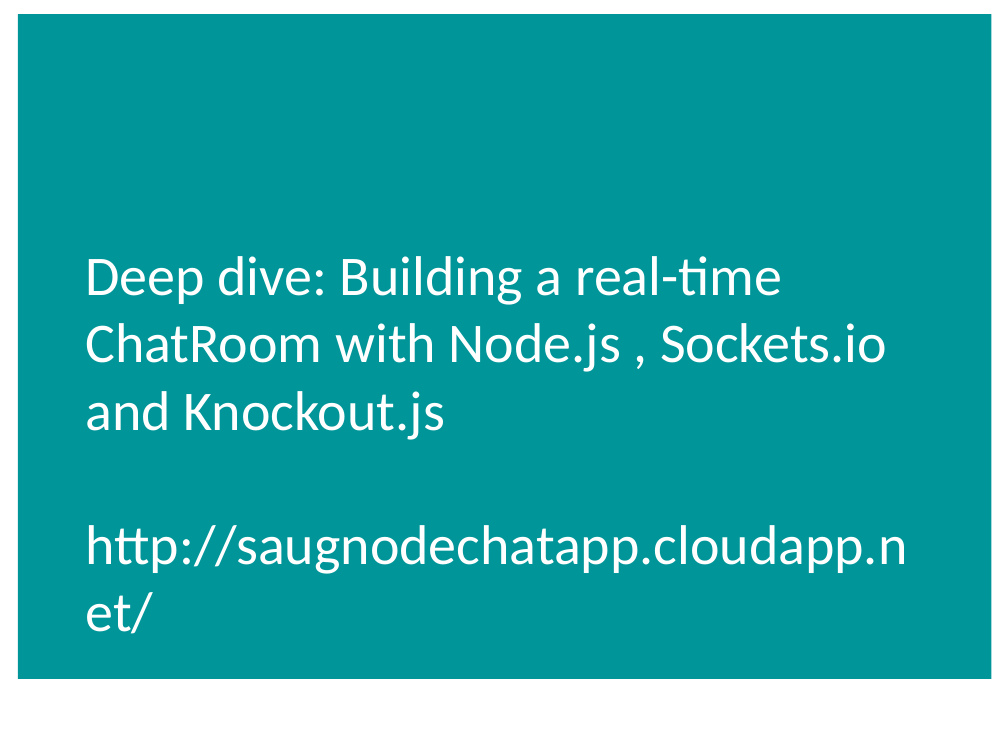
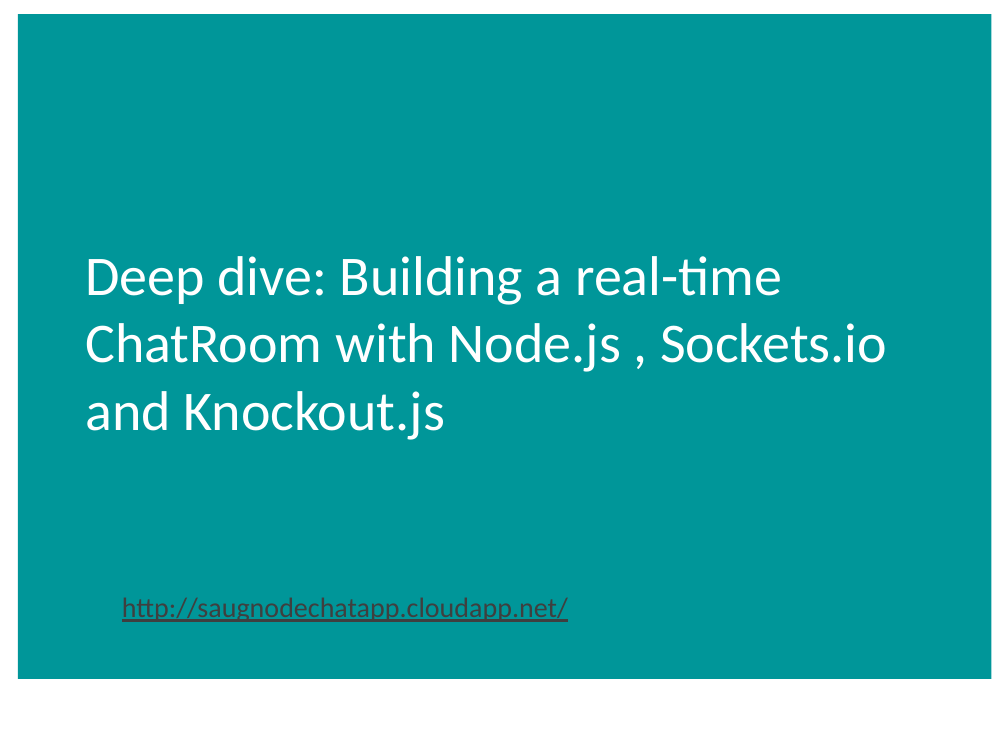
Before and after one commit to aidancasey/AzureNodeChatClient, a slide deck: slide 16 of presentation/Building Node.js Applications on Windows Azure.pptx. Drawn at 1008x756 pixels with LibreOffice and Linux fonts; fonts in the diff are those of the drawing; background and template pictures are left out. Boxes give left, top, right and bottom in pixels: in the first picture for what was removed or moved away, otherwise in the second. Text is boxed around its words. In the diff, an @@ line names an element or a change of style, - is before the commit and + after.

```diff
--- a/presentation/Building Node.js Applications on Windows Azure.pptx
+++ b/presentation/Building Node.js Applications on Windows Azure.pptx
@@ title at box(86, 256, 887, 440): text changed @@
-Deep dive: Building a real-time ChatRoom with Node.js , Sockets.io and Knockout.js
-http://saugnodechatapp.cloudapp.net/
+Deep dive: Building a real-time ChatRoom with Node.js , Sockets.io and Knockout.js
@@ text added at box(122, 597, 568, 622), 20 pt, text #3F3F3F, underline @@
+http://saugnodechatapp.cloudapp.net/
```
Also in this commit, not shown: 9 other slides changed.
